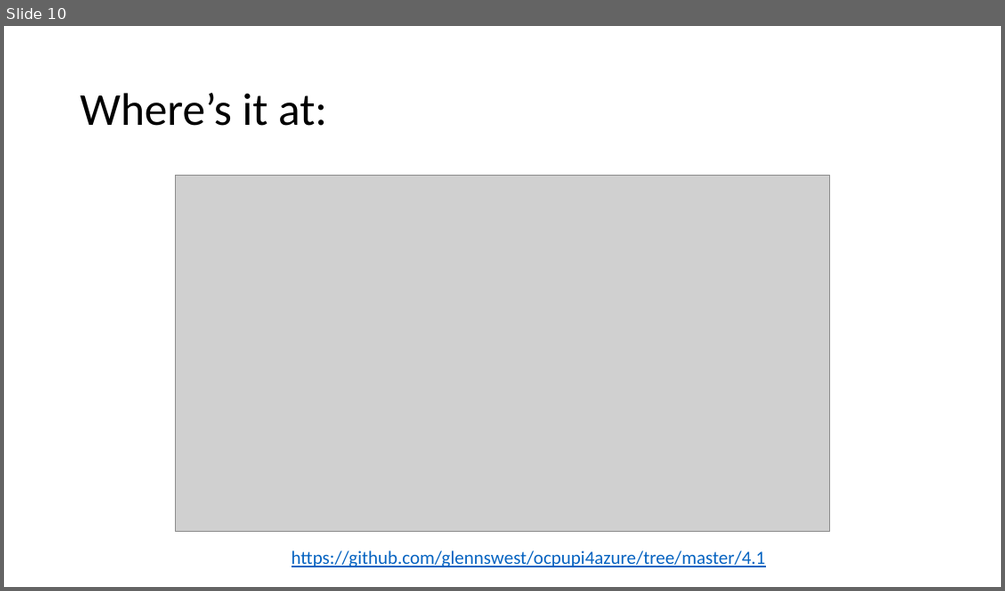
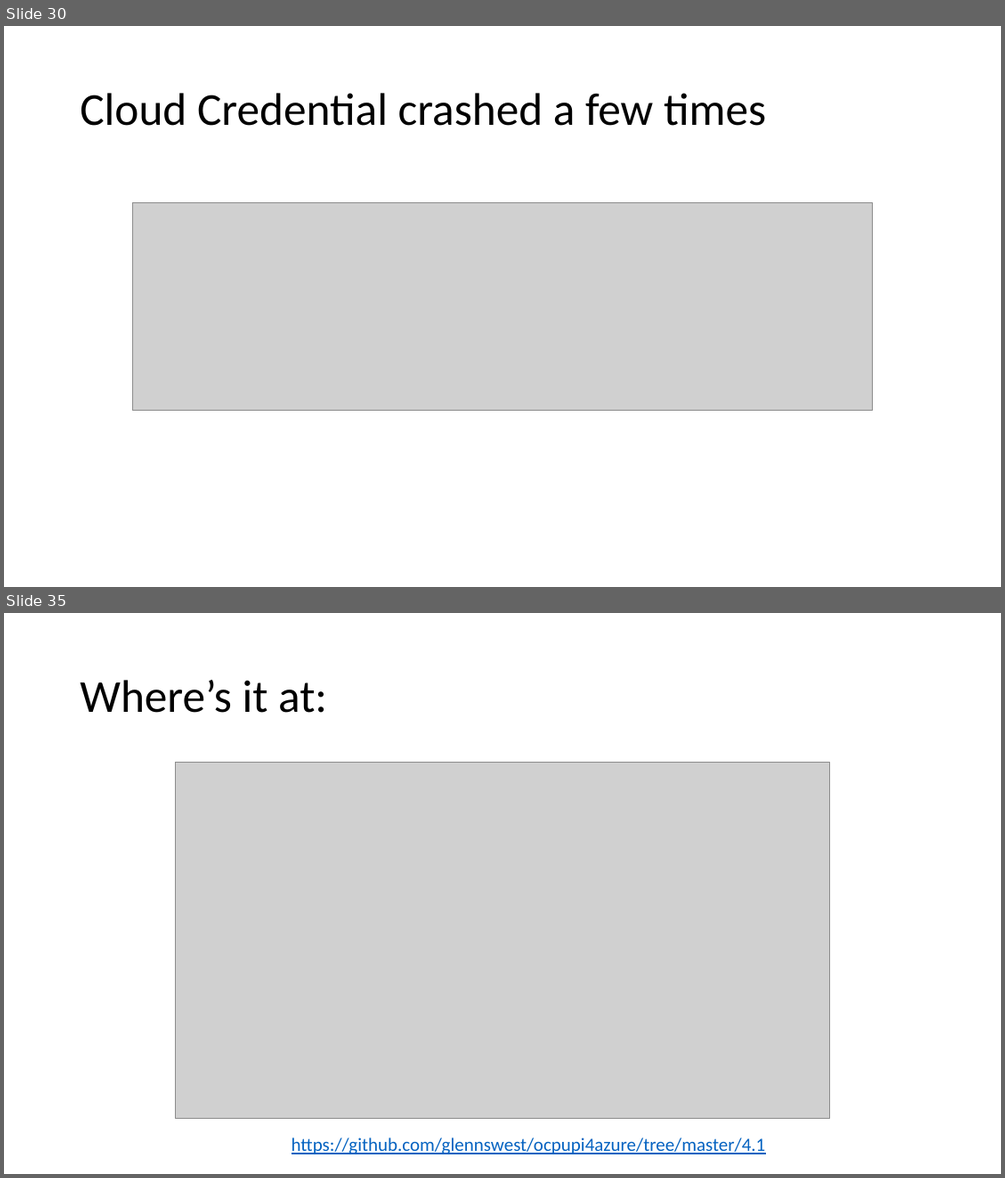
Before and after one commit to glennswest/ocpupi4azure, a slide deck: doc/azocpupidemo3.pptx. Shown one above the other, each under a label of ours: slide 10 before the commit, slides 30 and 35 after it; the slides between them are not shown. The pictures are 1005x591 and 1005x1178 pixels, drawn with LibreOffice and Linux fonts; fonts in the diff are those of the drawing; grey boxes stand for pictures. Boxes give left, top, right and bottom in pixels: in the first picture for what was removed or moved away, otherwise in the second. Text is boxed around its words. In the diff, an @@ line names an element or a change of style, - is before the commit and + after.

```diff
--- a/doc/azocpupidemo3.pptx
+++ b/doc/azocpupidemo3.pptx
@@ slide 30 added at (x1=4, y1=26, x2=1001, y2=587), background #FFFFFF @@
@@ title added at (x1=80, y1=93, x2=766, y2=126), 44 pt, text #000000 @@
+Cloud Credential crashed a few times
@@ picture added at (x1=133, y1=202, x2=873, y2=410) @@
@@ what was slide 10 is now slide 35 @@
```
Also in this commit, not shown: 5 slides changed, 25 other slides added, 1 slide removed, 2 other files.
